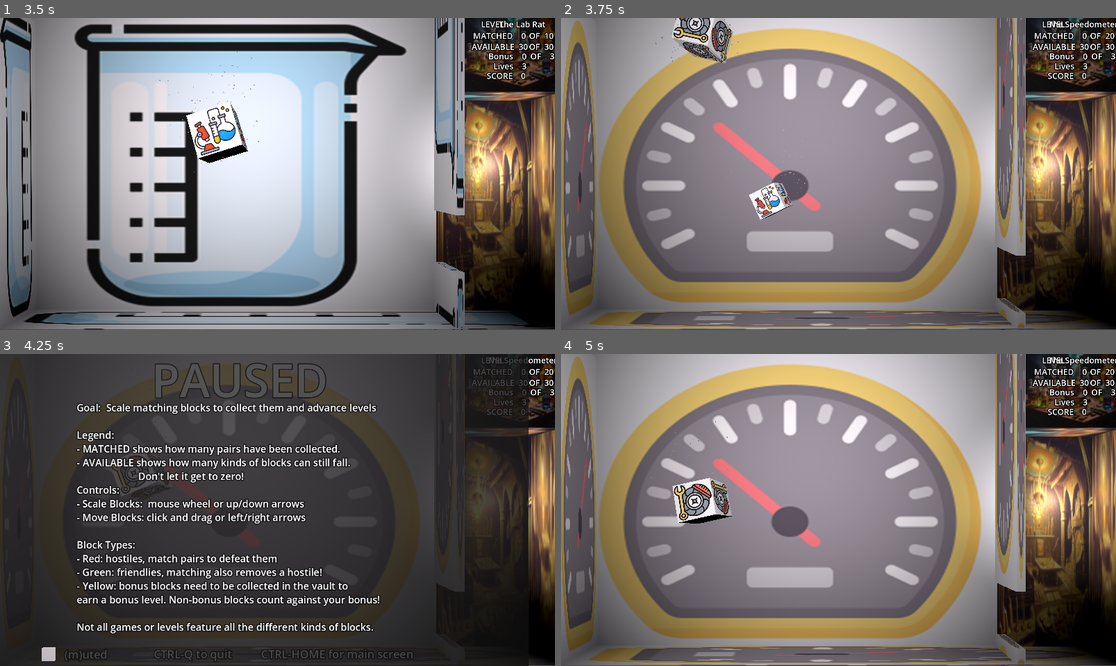
Above: before the commit, frames 1-4 (two rows, left to right).
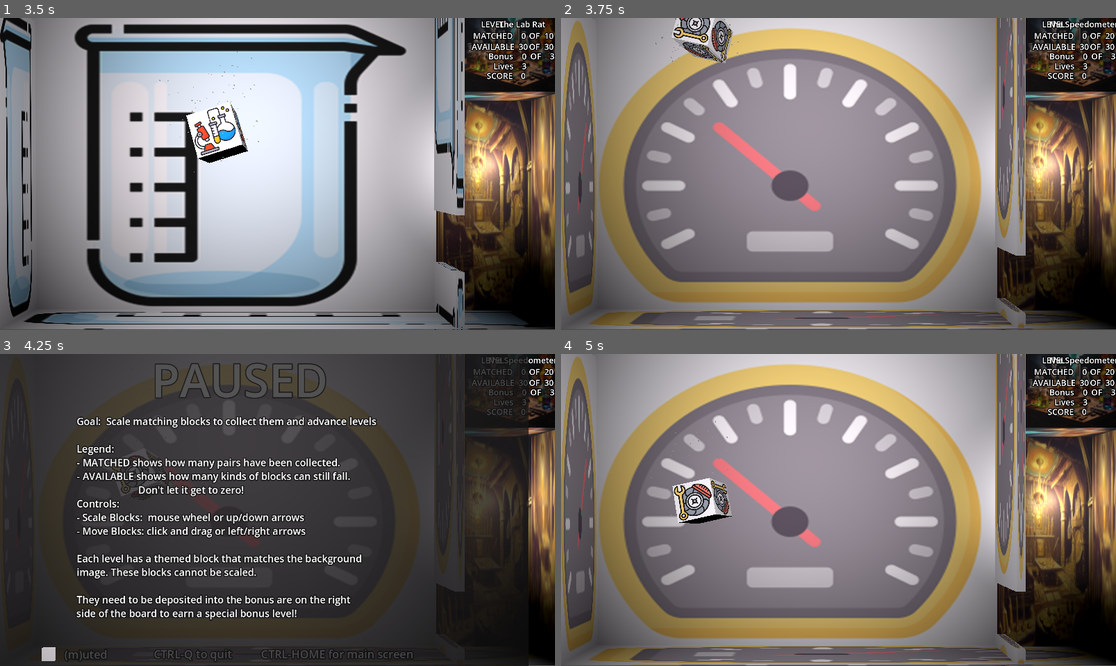
Above: after the commit, the same moments.

Repository: loose-bit-labs/scaletris
Game: Godot game, scene res://welcome.tscn
Two runs of this game, one before a commit and one after it. Both use one fixed random seed, a clock stepped at 60 frames per second and the inputs below. Sound files missing from this copy of the repository are replaced by a short silence.
Inputs (mouse positions are in pixels of both pictures, inside the frame that each line leads up to):
- Up to frame 1 (3.5 s): tap Enter (ui_accept) at 0.5, 0.77, 1.52, 3.02 s; move the mouse to (399, 158) at 0.52 s; hold D (right) 0.53-1.28 s; tap 1 at 0.6 s; click (399, 158) at 0.67 s; move the mouse to (166, 189) at 1.27 s; hold S (down) 1.28-2.03 s; tap 2 at 1.35 s; click (166, 189) at 1.42 s; move the mouse to (333, 105) at 2.02 s; hold D (right) 2.03-2.78 s; tap 3 at 2.1 s; click (333, 105) at 2.17 s; move the mouse to (249, 236) at 2.77 s; hold Up (ui_up) from 2.78 s (still down); tap 4 at 2.85 s; click (249, 236) at 2.92 s
- Up to frame 2 (3.75 s): move the mouse to (1005, 220) at 3.52 s; release Up (ui_up) at 3.53 s; hold A (left) from 3.53 s (still down); tap 5 at 3.6 s; click (1005, 220) at 3.67 s
- Up to frame 3 (4.25 s): keep holding A (left); tap Enter (ui_accept) at 3.77 s; tap P (pause) at 4.15 s
- Up to frame 4 (5 s): keep holding A (left); move the mouse to (672, 463) at 4.27 s; tap 6 at 4.35 s; click (672, 463) at 4.42 s; tap Enter (ui_accept) at 4.52 s; tap Escape (ui_cancel) at 4.9 s

Frame 1 is identical in both runs. In frame 2, 0.6% of the frame differs, in the area x 33-45%, y 44-65%; in frame 3, 12%, in the area x 13-69%, y 15-90%; in frame 4, nothing differs.

Commit message:
fix some paused and block removal issues

Diff:
--- a/godot/main.gd
+++ b/godot/main.gd
@@ -31,7 +31,8 @@
 
 @onready var u_win = $Informatica/Win
 @onready var u_lose = $Informatica/Lose
-@onready var explain_normal = $Informatica/Paused/NormalExplanation
+@onready var explain_quest = $Informatica/Paused/QuestExplanation
+@onready var explain_classic = $Informatica/Paused/ClassicExplanation
 @onready var explain_bonus = $Informatica/Paused/BonusExplanation
 
 @onready var camera = $Camera3D
@@ -146,7 +147,7 @@
 
 func _load_blocks():
 	block_map = {}
-	_remove_blocks()
+	_remove_blocks(true)
 	# TODO: make this nicer / make sense / fix uvs
 	for box in boxes:
 		box.set_material(level.material)
@@ -166,13 +167,20 @@
 
 func _load_start_level():
 	loading = false
+	for e in [explain_classic, explain_quest, explain_bonus]:
+		e.hide()
 	if is_bonus_level:
-		explain_normal.hide()
 		explain_bonus.show()
 		_load_bonus_level()
 	else:
-		explain_normal.show()
-		explain_bonus.hide()
+		var l = Fof.loaded
+		var a = l.rfind("/") + 1
+		var b = l.rfind(".")
+		l = l.substr(a, b - a)
+		print(">>>> ", l, "<-----")
+		match l:
+			"classic": explain_classic.show()
+			"quest": explain_quest.show()
 
 func _load_bonus_level():
 	bonus_timer = level.bonusLevel.timer
@@ -661,10 +669,12 @@
 			print("ERROR: _remove_block could not find ", block.entity.name, " in ", block_map)
 	#remove_child(block)
 
-func _remove_blocks():
+func _remove_blocks(force:bool = false):
 	for block in _get_blocks():
-		#remove_child(block)
-		_remove_block(block)
+		if force:
+			remove_child(block)
+		else:
+			_remove_block(block)
 
 func _show_blocks():
 	_count_bonus(true)
--- a/godot/main.tscn
+++ b/godot/main.tscn
@@ -368,8 +368,9 @@
 size = Vector3(0.18, 0.18, 0.0126728)
 material = SubResource("StandardMaterial3D_7b402")
 
-[node name="NormalExplanation" type="Label3D" parent="Informatica/Paused"]
+[node name="QuestExplanation" type="Label3D" parent="Informatica/Paused"]
 transform = Transform3D(1, 0, 0, 0, 1, 0, 0, 0, 1, -2.32748, -0.18811, 0.108364)
+visible = false
 text = "Goal:  Scale matching blocks to collect them and advance levels
 
 Legend:
@@ -406,6 +407,27 @@
 transform = Transform3D(1, 0, 0, 0, 1, 0, 0, 0, 1, 0.615436, -2.13127, 0.10578)
 text = "CTRL-Q to quit          CTRL-HOME for main screen"
 
+[node name="ClassicExplanation" type="Label3D" parent="Informatica/Paused"]
+transform = Transform3D(1, 0, 0, 0, 1, 0, 0, 0, 1, -2.32748, -0.18811, 0.108364)
+text = "Goal:  Scale matching blocks to collect them and advance levels
+
+Legend:
+- MATCHED shows how many pairs have been collected.
+- AVAILABLE shows how many kinds of blocks can still fall.
+                        Don't let it get to zero!
+Controls:
+- Scale Blocks:  mouse wheel or up/down arrows
+- Move Blocks: click and drag or left/right arrows
+
+Each level has a themed block that matches the background
+image. These blocks cannot be scaled.
+
+They need to be deposited into the bonus are on the right
+side of the board to earn a special bonus level!
+"
+font_size = 28
+horizontal_alignment = 0
+
 [node name="Win" type="CSGBox3D" parent="Informatica"]
 transform = Transform3D(1, 0, 0, 0, 1, 0, 0, 0, 1, -0.8047, 3.14299, 1.26077)
 visible = false
--- a/godot/paused.gd
+++ b/godot/paused.gd
@@ -22,7 +22,7 @@
 		get_tree().quit()
 	if event.is_action_pressed("home"):
 		#TODO: prompt
-		print("if only!")
+		unpause()
 		get_tree().change_scene_to_file(welcome_scene)
 
 func pause():
